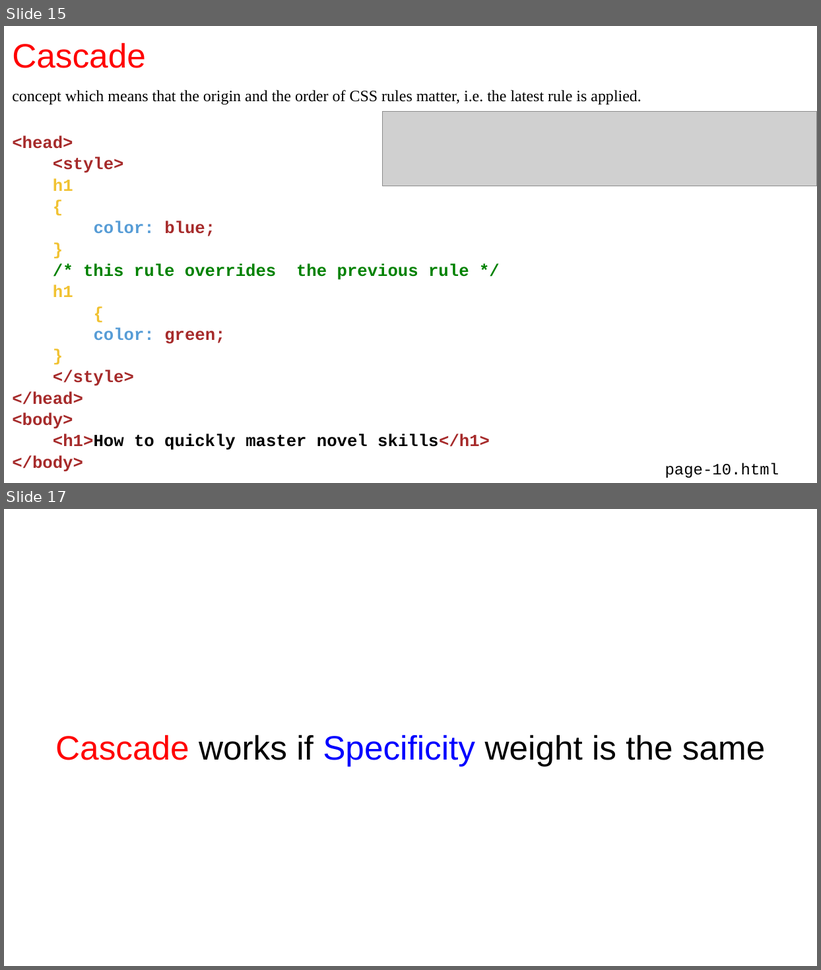
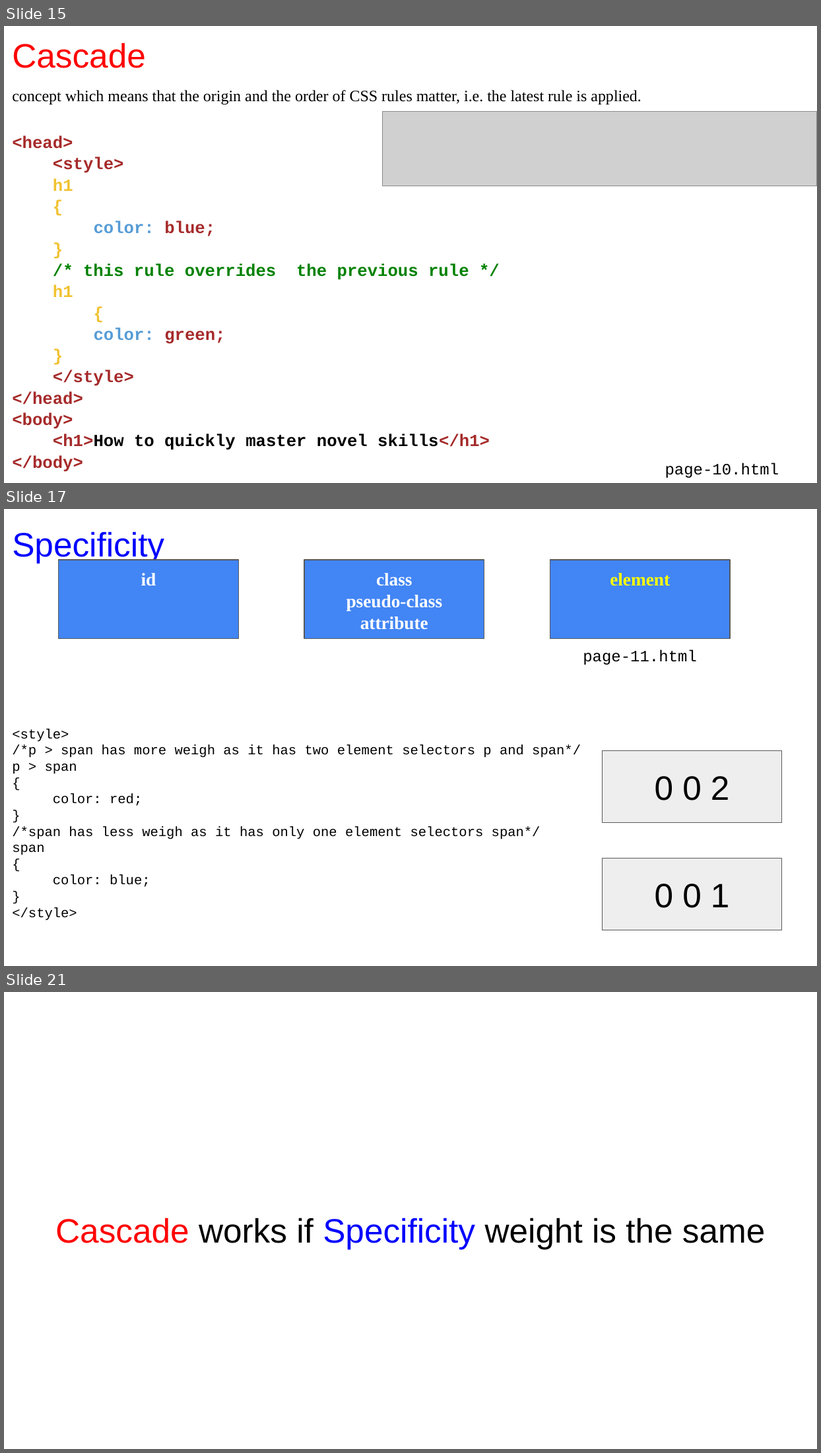
Before and after one commit to manglayev/nu-courses-material, a slide deck: CSCI-111/week-3/week-3-lecture.pptx. Shown one above the other, each under a label of ours: slides 15 and 17 before the commit, slides 15, 17 and 21 after it; the slides between them are not shown. The pictures are 821x970 and 821x1453 pixels, drawn with LibreOffice and Linux fonts; fonts in the diff are those of the drawing; grey boxes stand for pictures. Boxes give left, top, right and bottom in pixels: in the first picture for what was removed or moved away, otherwise in the second. Text is boxed around its words. In the diff, an @@ line names an element or a change of style, - is before the commit and + after.

```diff
--- a/CSCI-111/week-3/week-3-lecture.pptx
+++ b/CSCI-111/week-3/week-3-lecture.pptx
@@ slide 17 added at (x1=4, y1=509, x2=817, y2=966), background #FFFFFF @@
@@ title added at (x1=12, y1=531, x2=164, y2=563), 30 pt, text #0000FF @@
+Specificity
@@ rectangle added at (x1=59, y1=560, x2=238, y2=639), fill #4285F4, outline #595959 0.75 pt, 16 pt, text #FFFFFF, bold @@
+id
@@ rectangle added at (x1=304, y1=560, x2=484, y2=639), fill #4285F4, outline #595959 0.75 pt, 16 pt, text #FFFFFF, bold @@
+class
+pseudo-class
+attribute
@@ rectangle added at (x1=550, y1=560, x2=730, y2=639), fill #4285F4, outline #595959 0.75 pt, 16 pt, text #FFFF00, bold @@
+element
@@ text added at (x1=583, y1=650, x2=697, y2=665), 14 pt, text #000000 @@
+page-11.html
@@ text added at (x1=12, y1=729, x2=581, y2=921), 12 pt, text #000000 @@
+<style>
+/*p > span has more weigh as it has two element selectors p and span*/
+p > span
+{
+color: red;
+}
+/*span has less weigh as it has only one element selectors span*/
+span
+{
+color: blue;
+}
+</style>
@@ rectangle added at (x1=603, y1=751, x2=782, y2=823), fill #EEEEEE, outline #595959 0.75 pt, 30 pt, text #000000 @@
+0 0 2
@@ rectangle added at (x1=603, y1=859, x2=782, y2=931), fill #EEEEEE, outline #595959 0.75 pt, 30 pt, text #000000 @@
+0 0 1
@@ what was slide 17 is now slide 21 @@
```
Also in this commit, not shown: 4 slides changed, 3 other slides added, 19 other files.
